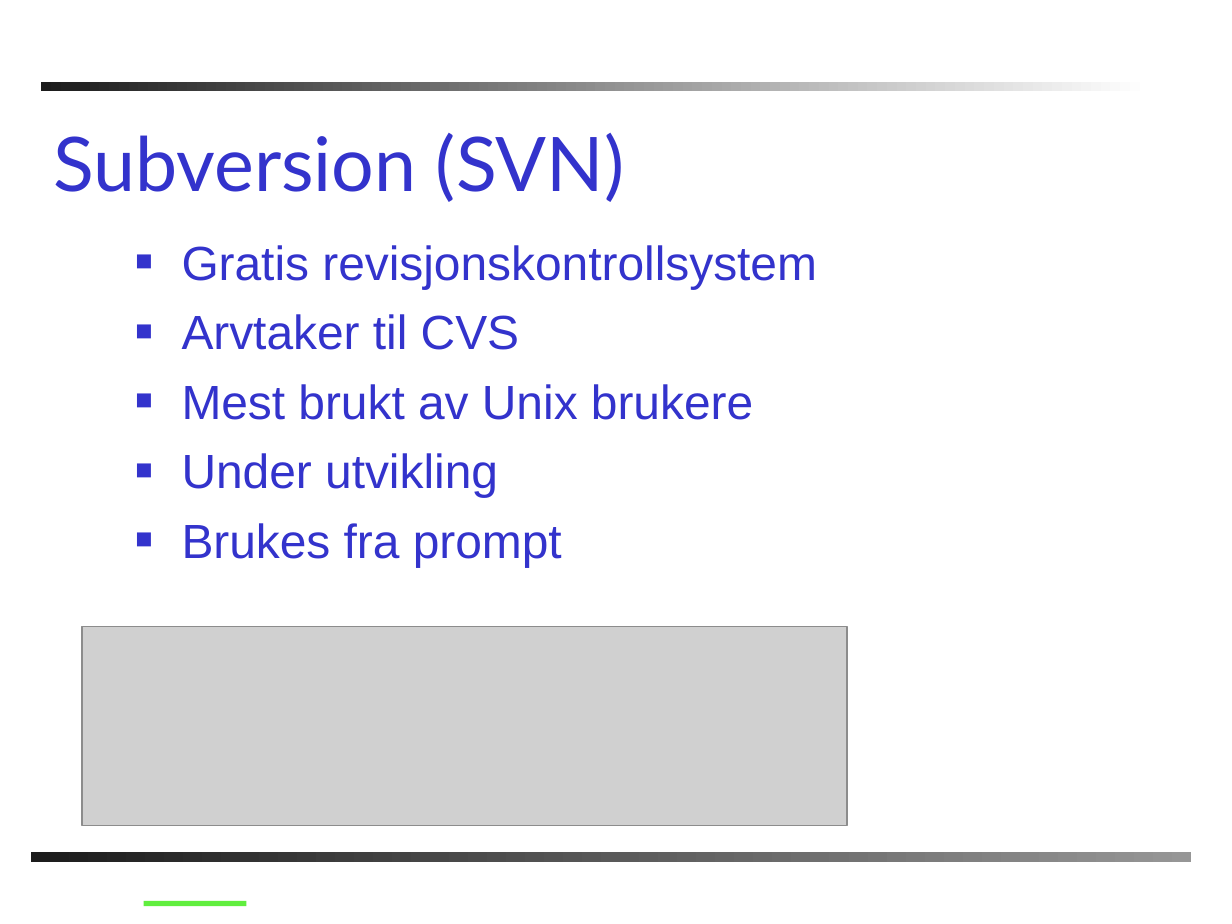
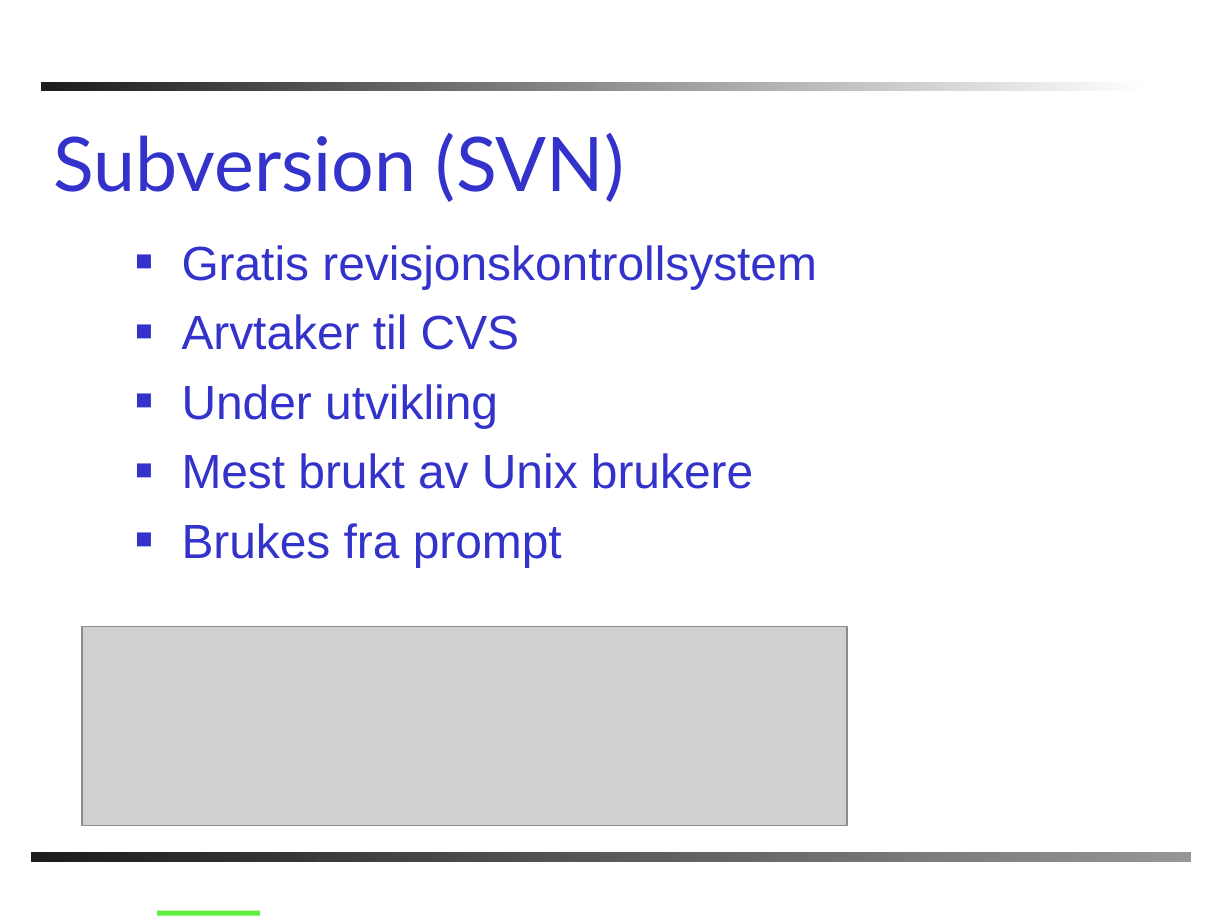
Before and after one commit to windygu/AnkhSVN, a slide deck: slide 5 of doc/powerpoint/Subversion_addin_for_VS.NET.ppt. Drawn at 1232x924 pixels with LibreOffice and Linux fonts; fonts in the diff are those of the drawing; grey boxes stand for pictures; background and template pictures are left out. Boxes give left, top, right and bottom in pixels: in the first picture for what was removed or moved away, otherwise in the second. Text is boxed around its words. In the diff, an @@ line names an element or a change of style, - is before the commit and + after.

```diff
--- a/doc/powerpoint/Subversion_addin_for_VS.NET.ppt
+++ b/doc/powerpoint/Subversion_addin_for_VS.NET.ppt
@@ text at box(182, 384, 498, 428): paragraph added @@
+■ Under utvikling
@@ text at box(182, 453, 498, 497): paragraph removed @@
-■ Under utvikling
@@ line moved from (144, 903) - (246, 903) to (158, 913) - (260, 913) @@
```
Also in this commit, not shown: 14 other slides changed, 2 slides added, 8 slides removed.
